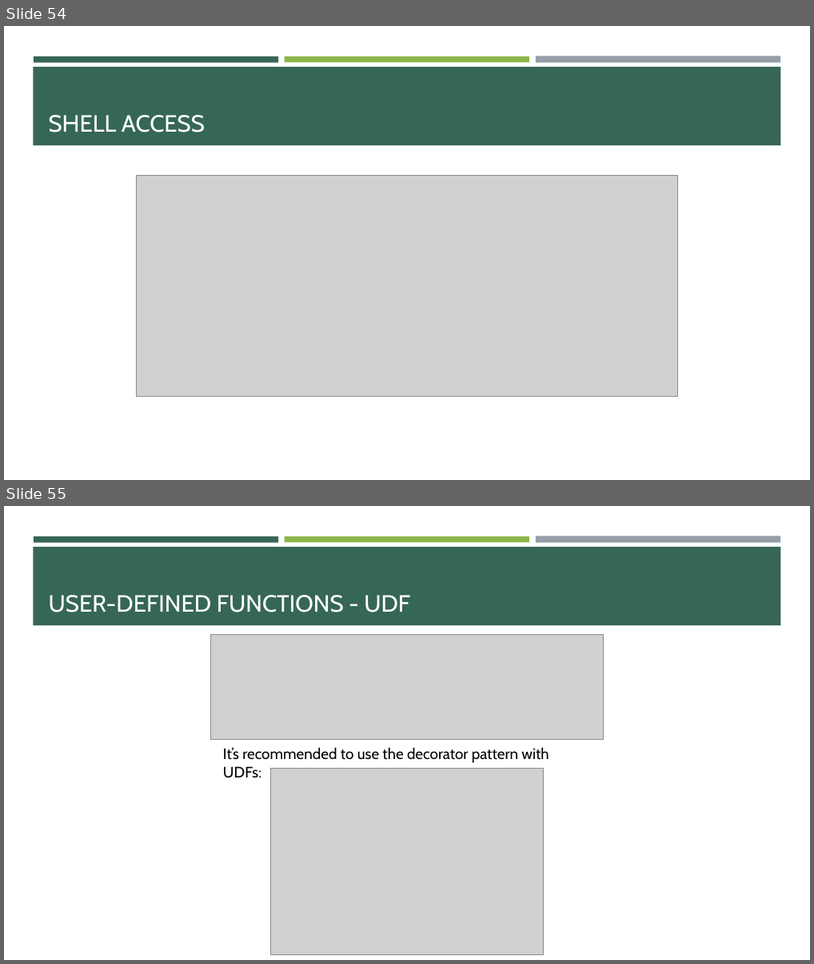
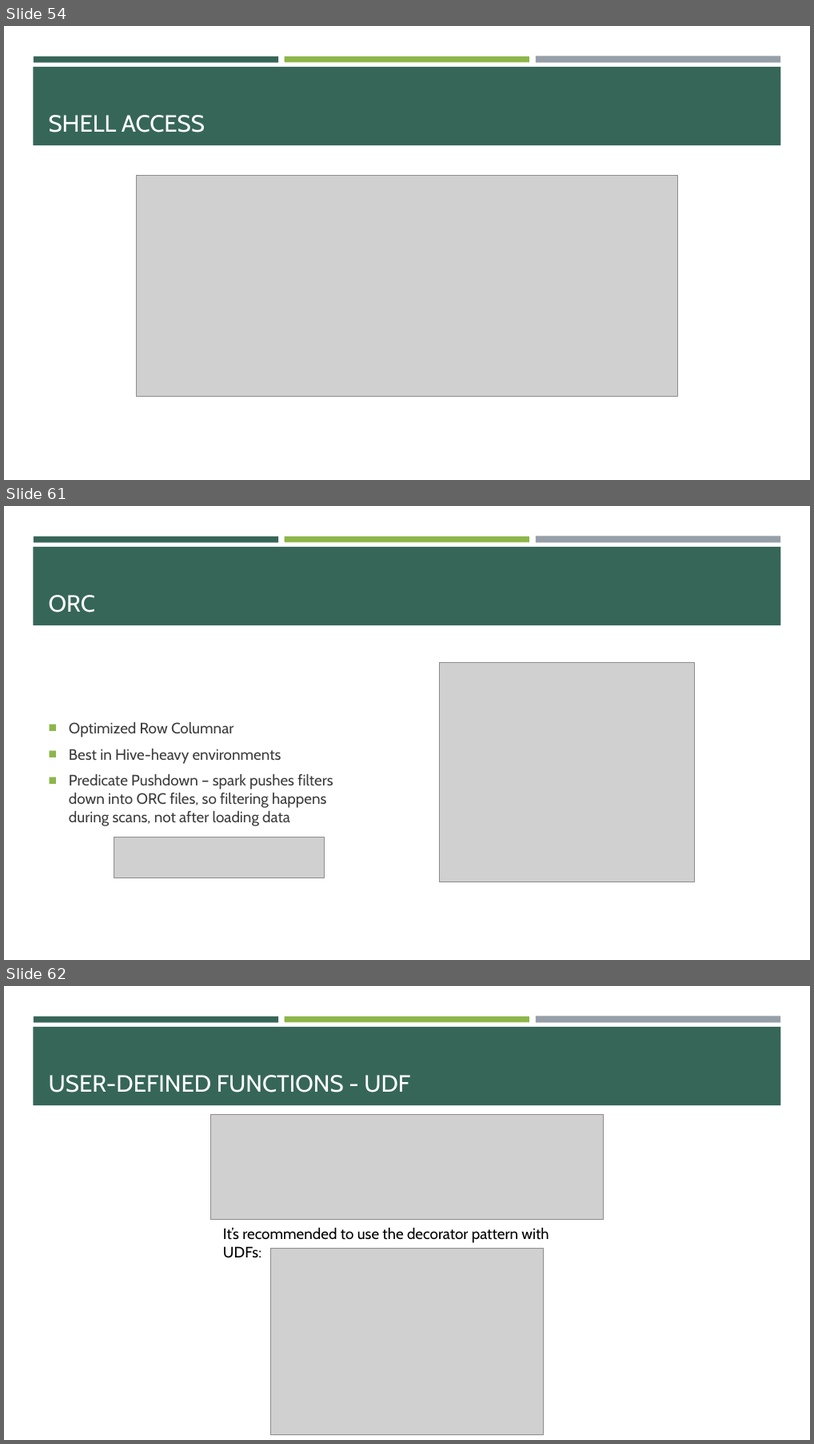
Before and after one commit to e-m-wilson/data_engineering, a slide deck: spark/Spark.pptx. Shown one above the other, each under a label of ours: slides 54 and 55 before the commit, slides 54, 61 and 62 after it; the slides between them are not shown. The pictures are 814x964 and 814x1444 pixels, drawn with LibreOffice and Linux fonts; fonts in the diff are those of the drawing; grey boxes stand for pictures. Boxes give left, top, right and bottom in pixels: in the first picture for what was removed or moved away, otherwise in the second. Text is boxed around its words. In the diff, an @@ line names an element or a change of style, - is before the commit and + after.

```diff
--- a/spark/Spark.pptx
+++ b/spark/Spark.pptx
@@ slide 61 added at [4, 506, 810, 960], background #FFFFFF; not listed: 4 template elements that a slide beside it also shows @@
@@ title added at [49, 595, 95, 612], 28 pt, text #FFFFFF @@
+ORC
@@ picture added at [439, 663, 695, 882] @@
@@ text added at [69, 722, 333, 826], 18 pt, text #3D3D3D @@
+■ Optimized Row Columnar
+■ Best in Hive-heavy environments
+■ Predicate Pushdown – spark pushes filters down into ORC files, so filtering happens during scans, not after loading data
@@ picture added at [114, 837, 324, 878] @@
@@ what was slide 55 is now slide 62 @@
```
Also in this commit, not shown: 1 slide changed, 10 other slides added, 2 slides removed.
